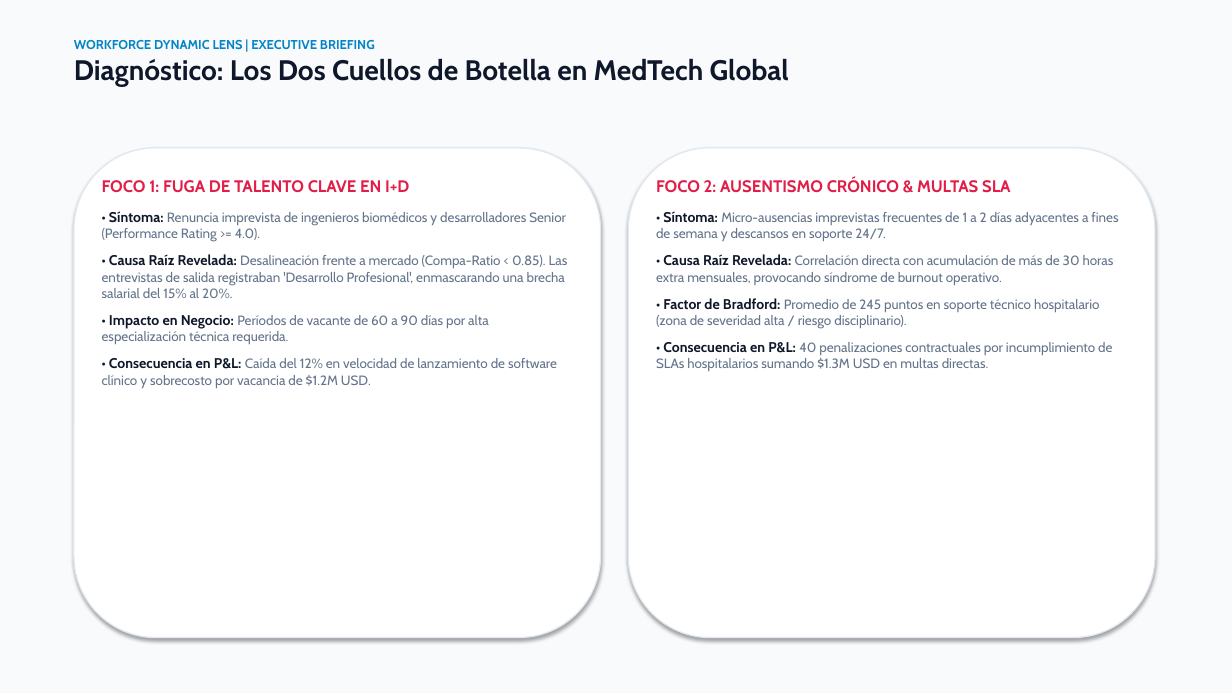
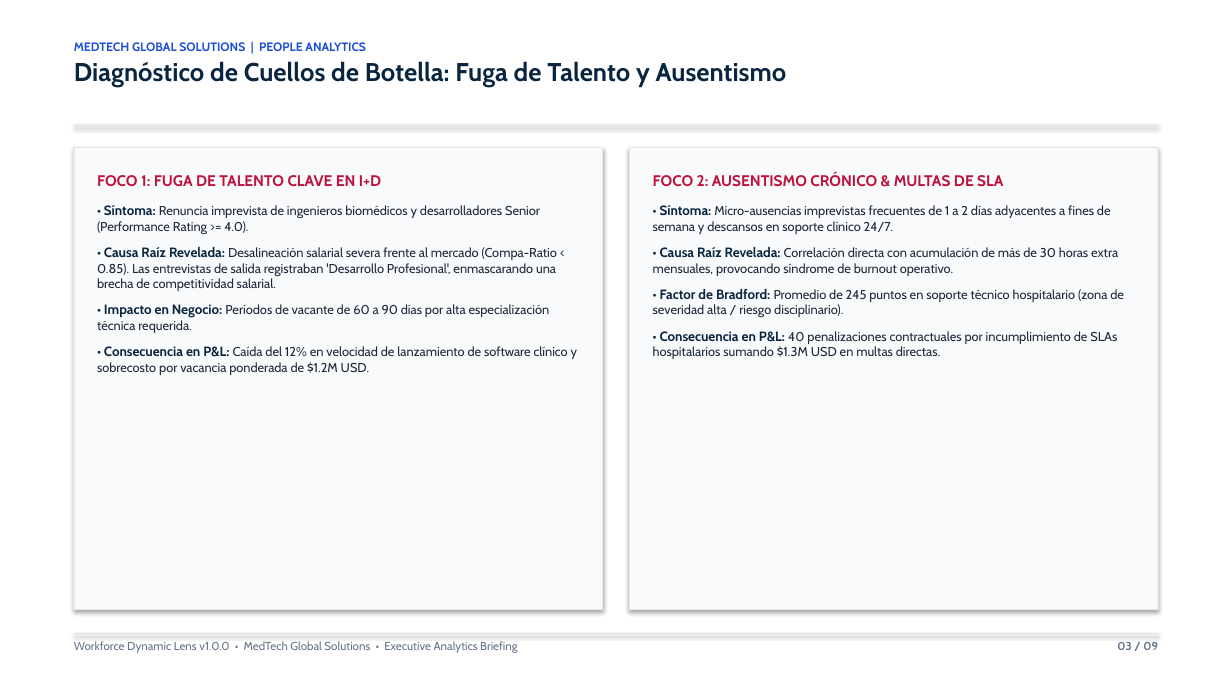
Before and after one commit to rodriguezmendozaemmanuel5/workforce-dynamic-lens, a slide deck: slide 3 of presentations/Executive_Presentation.pptx. Drawn at 1232x693 pixels with LibreOffice and Linux fonts; fonts in the diff are those of the drawing. Boxes give left, top, right and bottom in pixels: in the first picture for what was removed or moved away, otherwise in the second. Text is boxed around its words. In the diff, an @@ line names an element or a change of style, - is before the commit and + after.

Commit message:
style(presentations): apply clean boardroom consulting standard with pure white canvas and oxford navy

```diff
--- a/presentations/Executive_Presentation.pptx
+++ b/presentations/Executive_Presentation.pptx
@@ rectangle at (0, 0, 1232, 693): fill #F8FAFC to #FFFFFF @@
@@ text at (74, 42, 787, 87): text changed; size 22 to 20 pt; text colour #0F172A to #0A2540 @@
-WORKFORCE DYNAMIC LENS | EXECUTIVE BRIEFING
-Diagnóstico: Los Dos Cuellos de Botella en MedTech Global
+MEDTECH GLOBAL SOLUTIONS | PEOPLE ANALYTICS
+Diagnóstico de Cuellos de Botella: Fuga de Talento y Ausentismo
@@ rounded rectangle removed at (74, 148, 601, 638) @@
@@ rectangle added at (74, 125, 1158, 126), fill #E2E8F0 @@
@@ rectangle added at (74, 148, 603, 610), fill #F8FAFC, outline #E2E8F0 1 pt @@
@@ rounded rectangle removed at (628, 148, 1155, 638) @@
@@ rectangle added at (629, 148, 1158, 610), fill #F8FAFC, outline #E2E8F0 1 pt @@
@@ text at (97, 175, 550, 333): size 13 to 12 pt, text colour #E11D48 to #BE123C in "FOCO 1: FUGA DE TALENTO CLAVE EN ..."; size 11 to 10.5 pt, text colour #0F172A to #0A2540 in "• Síntoma:", "• Impacto en Negocio:"; size 10.5 to 10 pt, text colour #64748B to #1E293B in "Renuncia imprevista de ingenieros biomédicos y desarrollador ...", "Períodos de vacante de 60 a 90 ..." @@
@@ text at (653, 172, 1111, 234): text changed; size 10.5 to 10 pt; text colour #64748B to #1E293B @@
-FOCO 2: AUSENTISMO CRÓNICO & MULTAS SLA
-• Síntoma: Micro-ausencias imprevistas frecuentes de 1 a 2 días adyacentes a fines de semana y descansos en soporte 24/7.
+FOCO 2: AUSENTISMO CRÓNICO & MULTAS DE SLA
+• Síntoma: Micro-ausencias imprevistas frecuentes de 1 a 2 días adyacentes a fines de semana y descansos en soporte clínico 24/7.
@@ text at (97, 247, 557, 291): text changed; size 10.5 to 10 pt; text colour #64748B to #1E293B @@
-• Causa Raíz Revelada: Desalineación frente a mercado (Compa-Ratio < 0.85). Las entrevistas de salida registraban 'Desarrollo Profesional', enmascarando una brecha salarial del 15% al 20%.
+• Causa Raíz Revelada: Desalineación salarial severa frente al mercado (Compa-Ratio < 0.85). Las entrevistas de salida registraban 'Desarrollo Profesional', enmascarando una brecha de competitividad salarial.
@@ text at (653, 247, 1124, 359): size 11 to 10.5 pt, text colour #0F172A to #0A2540 in "• Causa Raíz Revelada:", "• Factor de Bradford:", "• Consecuencia en P&L:"; size 10.5 to 10 pt, text colour #64748B to #1E293B in "Correlación directa con acumulación de más de ...", "Promedio de 245 puntos en soporte técnico ...", "40 penalizaciones contractuales por incumplimiento de SLAs ..." @@
@@ text at (97, 346, 577, 375): text changed; size 10.5 to 10 pt; text colour #64748B to #1E293B @@
-• Consecuencia en P&L: Caída del 12% en velocidad de lanzamiento de software clínico y sobrecosto por vacancia de $1.2M USD.
+• Consecuencia en P&L: Caída del 12% en velocidad de lanzamiento de software clínico y sobrecosto por vacancia ponderada de $1.2M USD.
@@ rectangle added at (74, 633, 1158, 634), fill #E2E8F0 @@
@@ text added at (74, 641, 517, 653), 9 pt, text #64748B @@
+Workforce Dynamic Lens v1.0.0 • MedTech Global Solutions • Executive Analytics Briefing
@@ text added at (1117, 642, 1158, 650), 9 pt, text #64748B, bold @@
+03 / 09
```
Also in this commit, not shown: 8 other slides changed, 1 other file.
